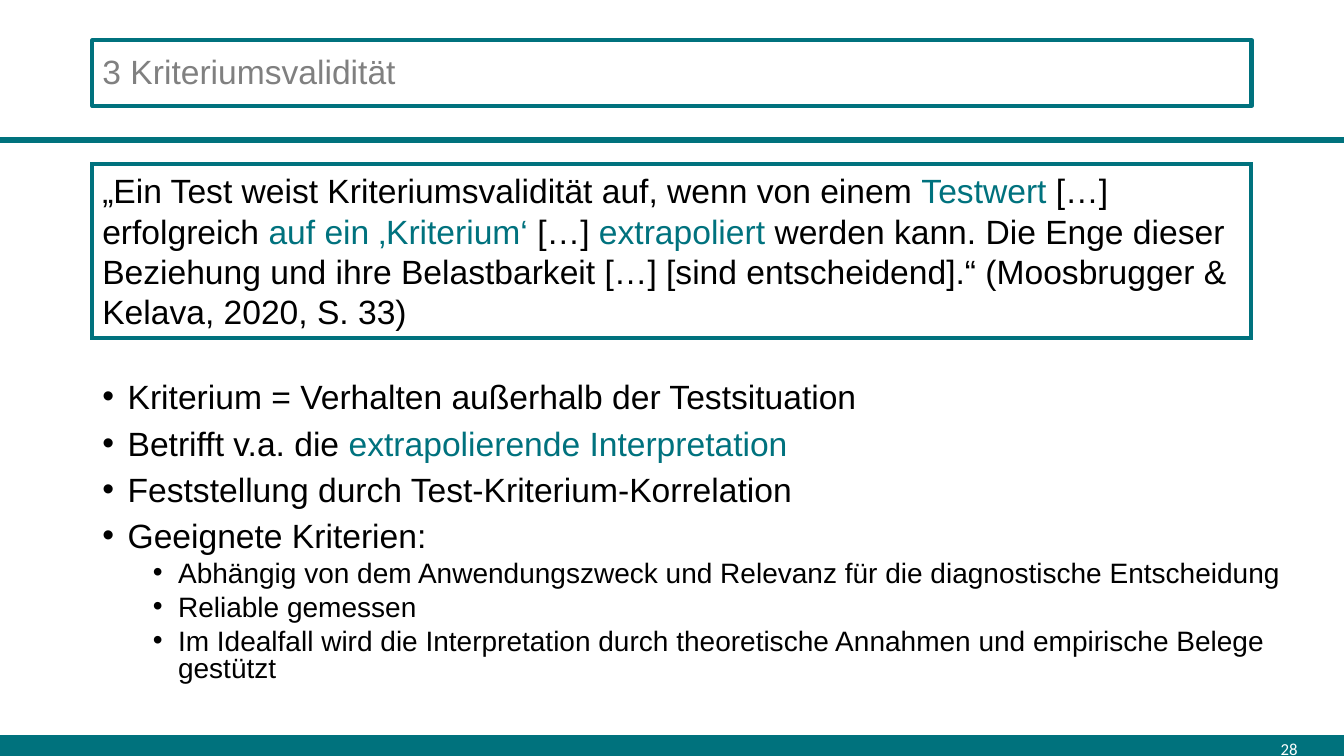
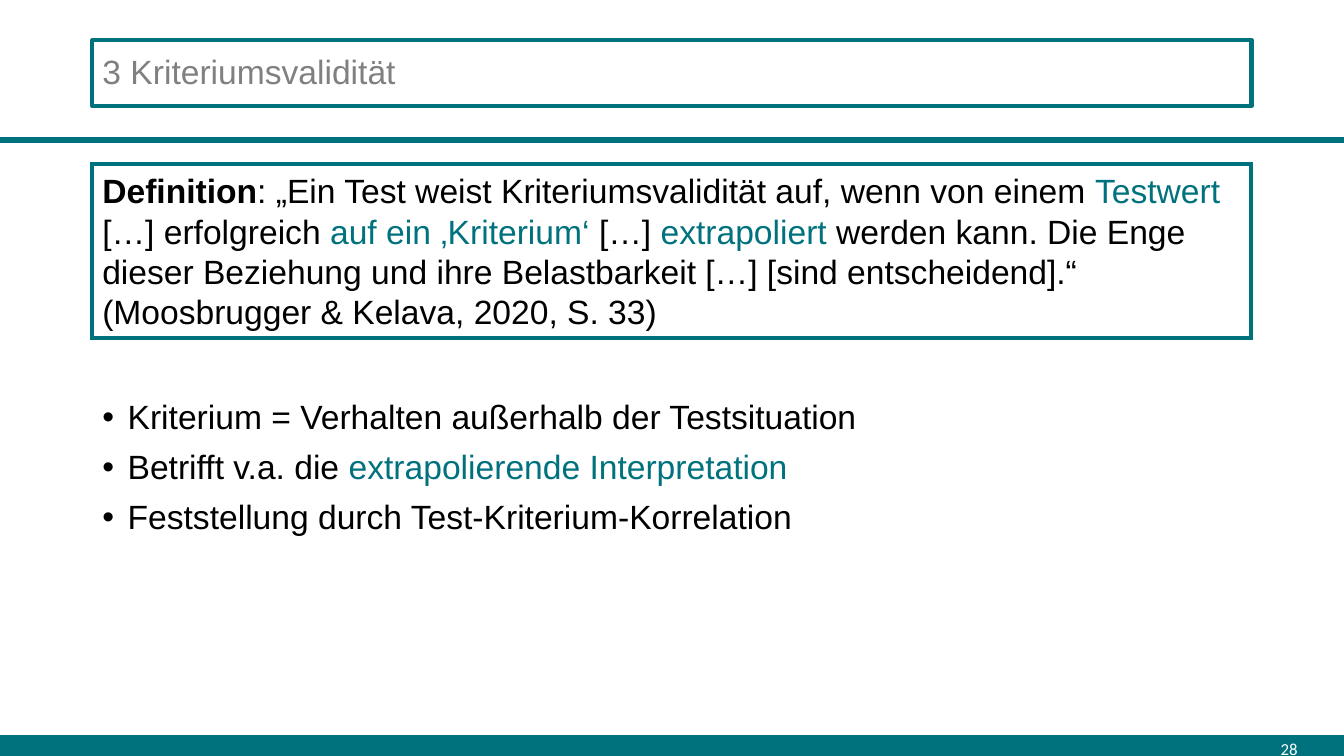
Before and after one commit to sbissantz/testtheory, a slide deck: slide 28 of 11-valid/validity-10.pptx. Drawn at 1344x756 pixels with LibreOffice and Linux fonts; fonts in the diff are those of the drawing. Boxes give left, top, right and bottom in pixels: in the first picture for what was removed or moved away, otherwise in the second. Text is boxed around its words. In the diff, an @@ line names an element or a change of style, - is before the commit and + after.

```diff
--- a/11-valid/validity-10.pptx
+++ b/11-valid/validity-10.pptx
@@ text "Kriterium = Verhalten außerhalb der ..." at <box>128,404,856,536</box>: line spacing 0.8 to 0.9 @@
@@ text in rectangle at <box>102,178,1220,331</box>: text changed @@
-„Ein Test weist Kriteriumsvalidität auf, wenn von einem Testwert […] erfolgreich auf ein ‚Kriterium‘ […] extrapoliert werden kann. Die Enge dieser Beziehung und ihre Belastbarkeit […] [sind entscheidend].“ (Moosbrugger & Kelava, 2020, S. 33)
+Definition: „Ein Test weist Kriteriumsvalidität auf, wenn von einem Testwert […] erfolgreich auf ein ‚Kriterium‘ […] extrapoliert werden kann. Die Enge dieser Beziehung und ihre Belastbarkeit […] [sind entscheidend].“ (Moosbrugger & Kelava, 2020, S. 33)
@@ text at <box>128,523,1280,683</box>: paragraphs removed @@
-• Geeignete Kriterien:
-  • Abhängig von dem Anwendungszweck und Relevanz für die diagnostische Entscheidung
-  • Reliable gemessen
-  • Im Idealfall wird die Interpretation durch theoretische Annahmen und empirische Belege gestützt
```
Also in this commit, not shown: 8 other slides changed, 1 other file.
